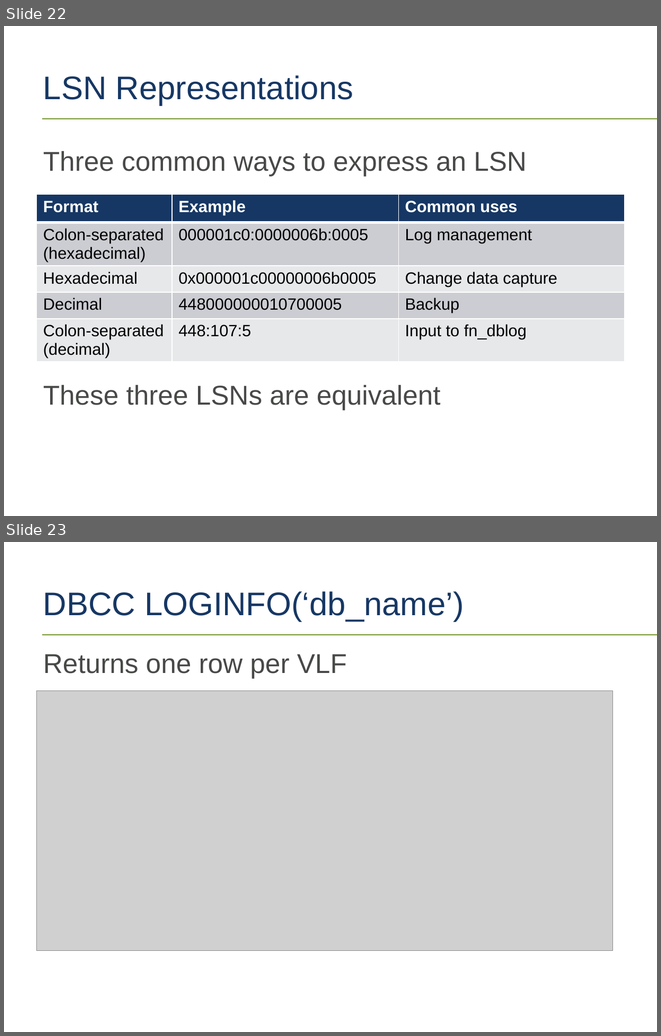
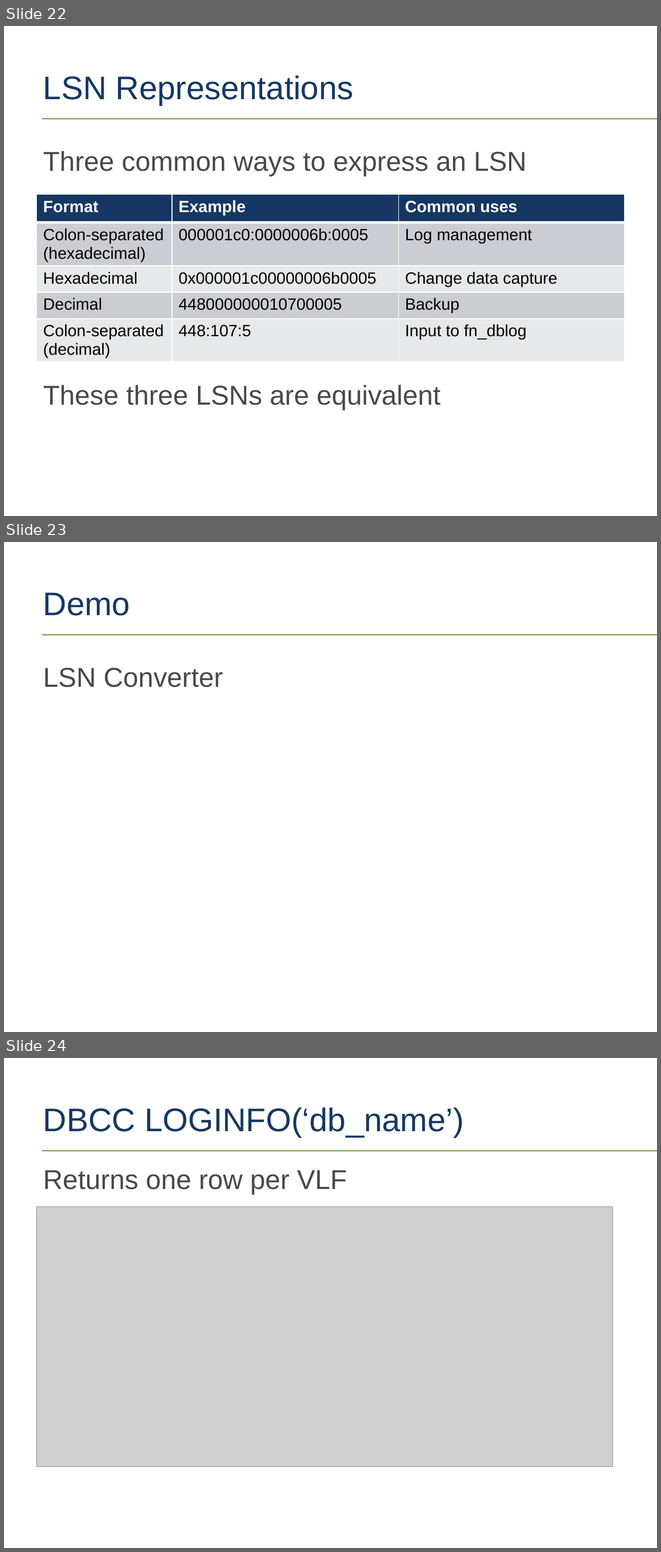
Before and after one commit to tf3604/LogFilePresentation, a slide deck: TransactionLog.pptx. Shown one above the other, each under a label of ours: slides 22 and 23 before the commit, slides 22, 23 and 24 after it. The pictures are 661x1036 and 661x1552 pixels, drawn with LibreOffice and Linux fonts; fonts in the diff are those of the drawing; grey boxes stand for pictures; background and template pictures are left out. Boxes give left, top, right and bottom in pixels: in the first picture for what was removed or moved away, otherwise in the second. Text is boxed around its words. In the diff, an @@ line names an element or a change of style, - is before the commit and + after.

Commit message:
Add demo stubs.

```diff
--- a/TransactionLog.pptx
+++ b/TransactionLog.pptx
@@ slide 23 added at (x1=4, y1=542, x2=657, y2=1032), background #FFFFFF; not listed: 1 template element that a slide beside it also shows @@
@@ title added at (x1=43, y1=592, x2=130, y2=616), 36 pt, text #163764 @@
+Demo
@@ text added at (x1=43, y1=668, x2=223, y2=687), 30 pt, text #474947 @@
+LSN Converter
@@ what was slide 23 is now slide 24 @@
```
Also in this commit, not shown: 1 slide changed, 2 other slides added.
